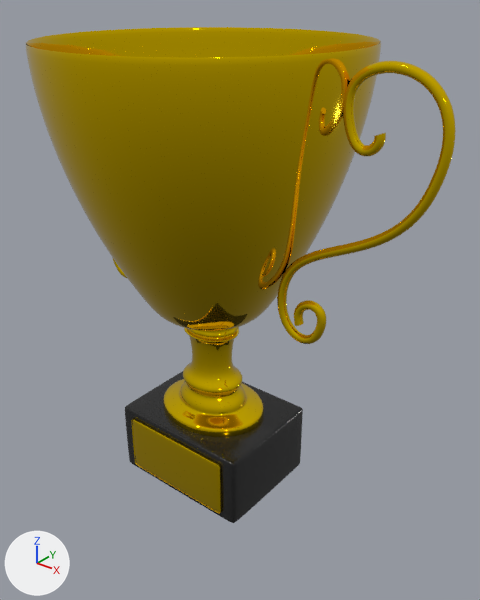
A saved change to the glTF model public/models/trophy.glb.
The view is the same before and after, from a 50 mm lens placed at (0.567, -0.642, 0.253), pointed at (0.033, 0.025, -0.161). The lights are fixed; the arrows at lower left show +X, +Y and +Z. Vertices at the same position are counted once.

In view in the first picture: 'trophy'.
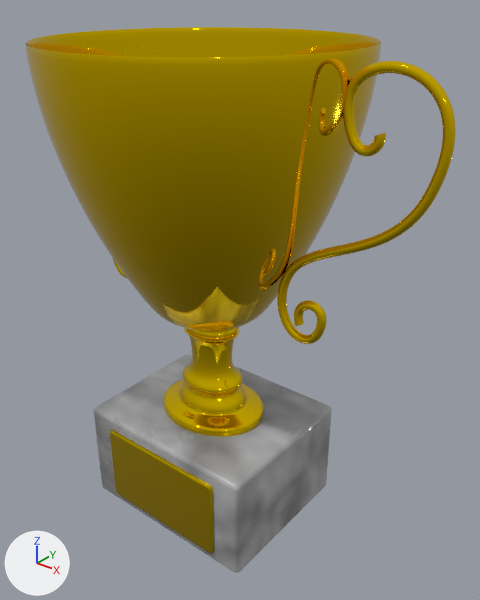
Commit message: trophy text

Location of each change, (x1, y1, x2, y2) in pixels of the pictures (480 x 600 px):
'trophy', reshaped (10% taller)
    before: (25, 27, 456, 523)
    after: (25, 27, 456, 573)
'sign2', added
    after: (112, 437, 208, 549)
part 1 of me_cube, rebuilt (34% wider, 46% taller)
    before: (125, 371, 303, 523)
    after: (94, 351, 332, 573)
part 2 of me_cube, added (yellow)
    after: (110, 430, 214, 554)
part 3 of me_cube, deleted (brown)
    before: (131, 418, 222, 514)

What changed in the scene script:
```text
Add img_cube_marble_roughness:
    img_cube_marble_roughness = load_image('cube_marble_roughness', '_unpacked/cube_marble_roughness', 1024, 1024, 'Non-Color')
Add img_cube_marble_diff:
    img_cube_marble_diff = load_image('cube_marble_diff', '_unpacked/cube_marble_diff', 1024, 1024, 'sRGB')
Add mat_gold_sign:
    mat_gold_sign = principled_material('gold_sign')
    mat_gold_sign.base_color = (0.871, 0.593, 0.0)  # yellow #f0ca00
    mat_gold_sign.metallic = 1.0
    mat_gold_sign.roughness = 0.05
Add mat_cube_marble:
    mat_cube_marble = bpy.data.materials.new('cube_marble')
    # uses the picture img_cube_marble_diff
    # uses the picture img_cube_marble_roughness
Change me_cube:
    used by ob_trophy; location = (0.0, 0.0, 0.0)
    remove me_cube.from_pydata(...)  # 39672 vertices, 79416 faces; spans x -0.325..0.325, y -0.208..0.208, z -0.456..0.187
    remove me_cube.materials.append(mat_material_004)  # black #1b1b1b
    add me_cube.from_pydata(...)  # 35714 vertices, 71406 faces; spans x -0.325..0.325, y -0.208..0.208, z -0.505..0.187
    me_cube part 1: the loose piece of 2562 vertices spanning x -0.111..0.111, y -0.086..0.087, z -0.456..-0.345 is rebuilt with 296 vertices and now spans x -0.145..0.144, y -0.119..0.119, z -0.505..-0.344, in mat_cube_marble
    me_cube part 2: a new loose piece of 184 vertices spanning x -0.102..0.102, y -0.124..-0.119, z -0.487..-0.365, in mat_gold_sign (yellow #f0ca00)
    me_cube part 3: the loose piece of 1538 vertices spanning x -0.089..0.089, y -0.09..-0.086, z -0.445..-0.356 is deleted
    add me_cube.materials.append(mat_cube_marble)
    add me_cube.materials.append(mat_gold_sign)  # yellow #f0ca00
Add me_plane_001:
    me_plane_001.from_pydata([(-0.094, -0.124, -0.48), (-0.094, -0.124, -0.372), (0.094, -0.124, -0.372), (0.094, -0.124, -0.48)], [], [(0, 1, 2), (0, 2, 3)])
    me_plane_001.materials.append(mat_gold_sign)  # yellow #f0ca00
Add ob_sign2:
    ob_sign2 = bpy.data.objects.new('sign2', me_plane_001)
    ob_sign2.location = (0.0, 0.0, 0.0)
```
